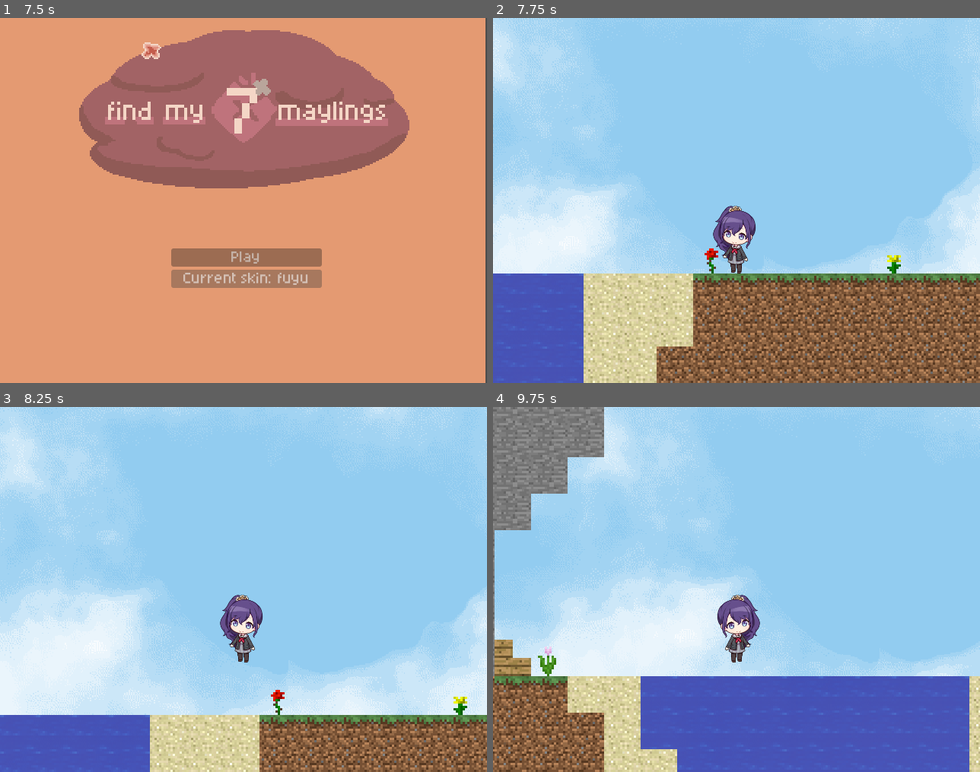
Above: before the commit, frames 1-4 (two rows, left to right).
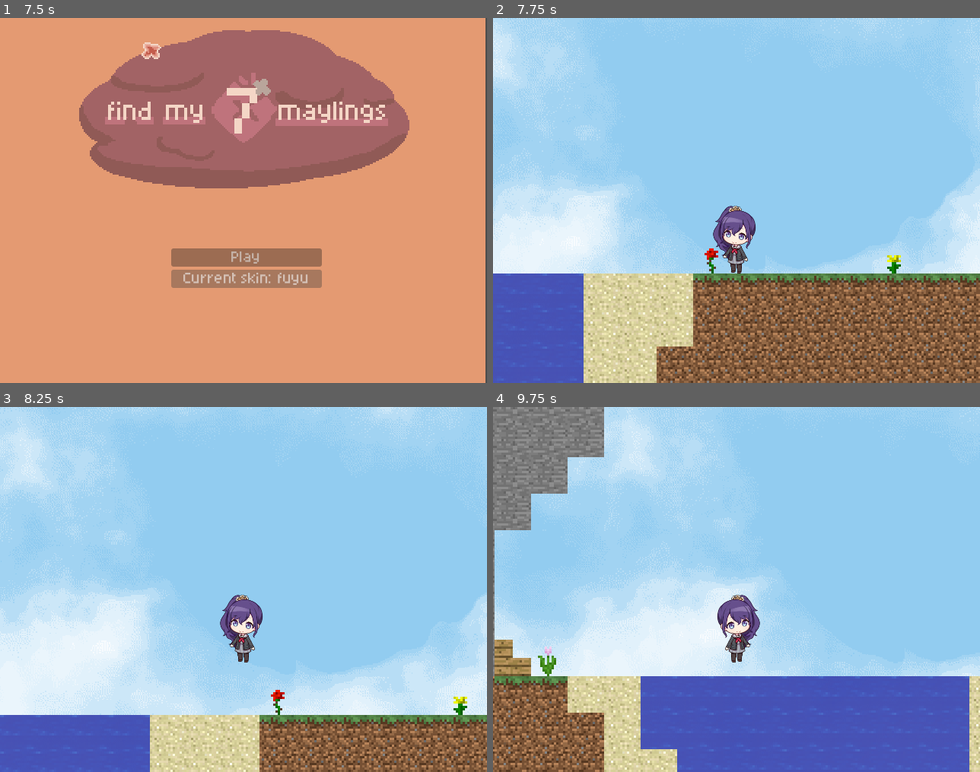
Above: after the commit, the same moments.

Repository: MineacXD/fm7m
Game: Godot game, scene res://scenes/maps/title_screen.tscn
Same seed, same stepped clock (60 frames per second), same inputs: the game is played once before the commit and once after it.
Inputs (mouse positions are in pixels of both pictures, inside the frame that each line leads up to):
- Up to frame 1 (7.5 s): tap Enter (ui_accept) at 0.5, 0.77, 0.8, 1.07, 1.25, 1.35, 1.52, 1.82, 2, 2.3, 2.75, 3.02, 3.32, 3.5, 3.6, 3.77, 4.07, 4.25, 4.52, 4.82, 5.3 s; move the mouse to (350, 182) at 0.52 s; hold Right (ui_right) 0.53-2.03 s; tap E (interact_enviroment) at 0.6, 1.55, 2.1, 2.85, 4.35, 5.1 s; move the mouse to (146, 218) at 1.27 s; move the mouse to (292, 120) at 2.02 s; hold Left (ui_left) 2.03-2.78 s; move the mouse to (219, 273) at 2.77 s; hold Right (ui_right) 2.78-4.28 s; move the mouse to (389, 255) at 3.52 s; move the mouse to (97, 145) at 4.27 s; hold Left (ui_left) 4.28-5.03 s; move the mouse to (267, 200) at 5.02 s; hold Right (ui_right) 5.03-5.75 s; click "Play" at 5.75 s; click "Play" at 6.5 s; click "Current skin: enanan" at 7.25 s
- Up to frame 2 (7.75 s): no input
- Up to frame 3 (8.25 s): move the mouse to (170, 498) at 8.02 s; hold Left (ui_left) from 8.03 s (still down); tap Enter (ui_accept) at 8.1 s
- Up to frame 4 (9.75 s): tap Enter (ui_accept) at 8.27, 8.57, 9.02, 9.05, 9.32 s; tap E (interact_enviroment) at 8.3, 8.85, 9.6 s; move the mouse to (843, 571) at 8.77 s; move the mouse to (639, 607) at 9.52 s; release Left (ui_left) at 9.53 s; hold Right (ui_right) from 9.53 s (still down)

Frame 1 is identical in both runs. In frame 2, less than 0.1% of the frame differs, in the area x 23-93%, y 48-69%; in frame 3, 0.2%; in frame 4, 1.8%, in the area x 0-100%, y 0-74%.

Commit message:
improved the cutscene pre chapter 1

Diff:
--- a/scenes/characters/interactable_m.gd
+++ b/scenes/characters/interactable_m.gd
@@ -8,14 +8,16 @@
 const failed_dialogue_list = ["HOLII", "aqui tienes", "Pero no tienes las 3\nchuletas que te pedi..", "Recuerda que te pedi 3"]
 const failed_dialogue_character_list = ["May", "Cheo", "May", "May"]
 
-const final_dialogue_list = ["May??", "no está aqui...", "debo encontrarla"]
-const final_dialogue_character_list = ["Cheo", "Cheo", "Cheo"]
+const final_dialogue_list = ["May??", "photo", "...", "debo encontrarla"]
+const final_dialogue_character_list = ["Cheo", "photo", "Cheo", "Cheo"]
 
 var displaying_dialogue = false
 #dialogue index number
 var number = 0
 var player_near = false
 var localSkin
+var bgmDespair = preload("res://sounds/bgm/LifeOfDespair.mp3")
+var guiBusy = false
 
 func _ready() -> void:
 	# was supposed to be a skin render func
@@ -62,12 +64,25 @@
 func show_final_dialogue():
 	$Dialogue/Dialogue_body.text = final_dialogue_list[number]
 	$Dialogue/Character.text = final_dialogue_character_list[number]
-	if final_dialogue_character_list[number] == "May":
-		$Dialogue/MizukiSchoolUniformChibi.visible = true
+	if final_dialogue_character_list[number] == "photo":
+		$Dialogue/Note/TurnPage.play()
+		$Dialogue/Note/Timer.start()
 		localSkin.visible = false
+		$Dialogue/Character.visible = false
+		$Dialogue/Dialogue_body.visible = false
+		$Dialogue/DialogueNext.visible = false
+		$Dialogue/DialogueBoxName.visible = false
+		$Dialogue/DialogueBoxText.visible = false
+		guiBusy = true
 	elif final_dialogue_character_list[number] == "Cheo":
+		$Dialogue/MizukiSchoolUniformChibi.visible = false
 		localSkin.visible = true
-		$Dialogue/MizukiSchoolUniformChibi.visible = false
+		$Dialogue/Note.visible = false
+		$Dialogue/Character.visible = true
+		$Dialogue/Dialogue_body.visible = true
+		$Dialogue/DialogueNext.visible = true
+		$Dialogue/DialogueBoxName.visible = true
+		$Dialogue/DialogueBoxText.visible = true
 	number = number + 1
 
 
@@ -111,7 +126,7 @@
 					show_failed_dialogue()
 	elif QuestTracker.DreamComplete:
 		if player_near:
-			if Input.is_action_just_pressed("interact_enviroment"):
+			if Input.is_action_just_pressed("interact_enviroment") and !guiBusy:
 				if !$Dialogue.visible:
 					AudioStreamPlayerGlobal.stop()
 					$Dialogue.visible = true
@@ -148,3 +163,11 @@
 	if area.is_in_group("player"):
 		$InteractAvailable.visible = false
 		player_near = false
+
+
+func _on_timer_timeout() -> void:
+	$Dialogue/Note/Timer.stop()
+	AudioStreamPlayerGlobal.stream = bgmDespair
+	AudioStreamPlayerGlobal.play()
+	$Dialogue/Note.visible = true
+	guiBusy = false
--- a/scenes/characters/mayling.tscn
+++ b/scenes/characters/mayling.tscn
@@ -2,12 +2,15 @@
 
 [ext_resource type="Script" uid="uid://c1nvv3cmmnpl7" path="res://scenes/characters/interactable_m.gd" id="1_ng3nc"]
 [ext_resource type="Texture2D" uid="uid://buscngs5swtvb" path="res://sprites/characters/Mizuki_School_Uniform_chibi.png" id="1_yp141"]
+[ext_resource type="Texture2D" uid="uid://bvfyhdaevwxud" path="res://sprites/tiles/paper.png" id="3_mkydx"]
 [ext_resource type="Texture2D" uid="uid://68q4ce0b5hyj" path="res://sprites/icons/interact_available.png" id="3_nd6av"]
 [ext_resource type="Texture2D" uid="uid://cpfcx53uoroq4" path="res://sprites/characters/Ena_School_Uniform_chibi.png" id="4_1anw1"]
 [ext_resource type="Texture2D" uid="uid://y1hooddhcb1u" path="res://sprites/gui/dialogue_box_text.png" id="4_lj0pe"]
 [ext_resource type="Texture2D" uid="uid://dugnlvsloo5p1" path="res://sprites/characters/Mafuyu_School_Uniform_chibi.png" id="5_ep51b"]
 [ext_resource type="Texture2D" uid="uid://dj5atqfgyxp1i" path="res://sprites/gui/dialogue_box_name.png" id="5_mdu1w"]
 [ext_resource type="Texture2D" uid="uid://cxeubj112yf5h" path="res://sprites/icons/dialogue_next.png" id="6_mdu1w"]
+[ext_resource type="Texture2D" uid="uid://crphepk86lbr3" path="res://sprites/gui/note.png" id="9_iq8k3"]
+[ext_resource type="AudioStream" uid="uid://cagss70kr1qi8" path="res://sounds/sfx/TurnPage.ogg" id="10_clrkl"]
 
 [sub_resource type="RectangleShape2D" id="RectangleShape2D_ng3nc"]
 size = Vector2(37, 33)
@@ -22,6 +25,13 @@
 [node name="MizukiSchoolUniformChibi" type="Sprite2D" parent="." unique_id=1812159737]
 scale = Vector2(0.05, 0.05)
 texture = ExtResource("1_yp141")
+
+[node name="Paper" type="Sprite2D" parent="." unique_id=1790461947]
+visible = false
+texture_filter = 1
+position = Vector2(0, 12.999999)
+scale = Vector2(0.05, 0.05)
+texture = ExtResource("3_mkydx")
 
 [node name="Area2D" type="Area2D" parent="." unique_id=699367822]
 
@@ -89,5 +99,19 @@
 text = "holaa"
 label_settings = SubResource("LabelSettings_1anw1")
 
+[node name="Note" type="Sprite2D" parent="Dialogue" unique_id=29283844]
+visible = false
+texture_filter = 1
+position = Vector2(340, 216)
+scale = Vector2(2, 2)
+texture = ExtResource("9_iq8k3")
+
+[node name="TurnPage" type="AudioStreamPlayer" parent="Dialogue/Note" unique_id=247761764]
+stream = ExtResource("10_clrkl")
+
+[node name="Timer" type="Timer" parent="Dialogue/Note" unique_id=1755542177]
+wait_time = 1.5
+
 [connection signal="area_entered" from="Area2D" to="." method="_on_area_entered"]
 [connection signal="area_exited" from="Area2D" to="." method="_on_area_exited"]
+[connection signal="timeout" from="Dialogue/Note/Timer" to="." method="_on_timer_timeout"]
--- a/scenes/characters/player.gd
+++ b/scenes/characters/player.gd
@@ -27,7 +27,10 @@
 
 		# Handle jump.
 		if Input.is_action_just_pressed("ui_accept") and (is_on_floor() or !$CoyoteJump.is_stopped() or is_in_water):
+			QuestTracker.QuestPorkFinished = true
 			velocity.y = JUMP_VELOCITY
+			if is_in_water:
+				$Swim.play()
 
 		# Get the input direction and handle the movement/deceleration.
 		# As good practice, you should replace UI actions with custom gameplay actions.
--- a/scenes/characters/player.tscn
+++ b/scenes/characters/player.tscn
@@ -3,6 +3,7 @@
 [ext_resource type="Script" uid="uid://dxdps7dbxithc" path="res://scenes/characters/player.gd" id="1_yewv4"]
 [ext_resource type="Texture2D" uid="uid://cpfcx53uoroq4" path="res://sprites/characters/Ena_School_Uniform_chibi.png" id="2_yewv4"]
 [ext_resource type="Texture2D" uid="uid://dugnlvsloo5p1" path="res://sprites/characters/Mafuyu_School_Uniform_chibi.png" id="3_76oj4"]
+[ext_resource type="AudioStream" uid="uid://5c8e1d6fw3dp" path="res://sounds/sfx/Swim.mp3" id="4_dyp2m"]
 
 [sub_resource type="RectangleShape2D" id="RectangleShape2D_yewv4"]
 size = Vector2(6, 23)
@@ -40,5 +41,8 @@
 wait_time = 0.23
 one_shot = true
 
+[node name="Swim" type="AudioStreamPlayer" parent="." unique_id=1810578845]
+stream = ExtResource("4_dyp2m")
+
 [connection signal="area_entered" from="Area2D" to="." method="_on_area_entered"]
 [connection signal="area_exited" from="Area2D" to="." method="_on_area_exited"]
--- a/scenes/maps/map01.tscn
+++ b/scenes/maps/map01.tscn
@@ -3241,6 +3241,7 @@
 [node name="BG" type="Parallax2D" parent="." unique_id=2127018809]
 scroll_scale = Vector2(0.3, 0.3)
 repeat_size = Vector2(512, 256)
+autoscroll = Vector2(5, 0)
 repeat_times = 2
 
 [node name="Sky" type="Sprite2D" parent="BG" unique_id=892776731]
--- a/scripts/maps/map01.gd
+++ b/scripts/maps/map01.gd
@@ -93,9 +93,9 @@
 				elif number >= dialogue_list.size():
 					$ChairArea/Dialogue.visible = false
 					Global.PlayerBusy = false
-					AudioStreamPlayerGlobal.play()
 					number = 0
 					$Mayling/MizukiSchoolUniformChibi.visible = false
+					$Mayling/Paper.visible = true
 					$ChairArea.visible = false
 				else:
 					show_post_dialogue()
Not shown, added: sounds/bgm/LifeOfDespair.mp3.import
Not shown, added: sounds/sfx/Swim.mp3.import
Not shown, added: sounds/sfx/TurnPage.ogg.import
Binary file added: sprites/gui/note.png
Not shown, added: sprites/gui/note.png.import
Binary file added: sprites/tiles/paper.png
Not shown, added: sprites/tiles/paper.png.import
Not shown, added: sounds/bgm/LifeOfDespair.mp3
Not shown, added: sounds/sfx/Swim.mp3
Not shown, added: sounds/sfx/TurnPage.ogg
